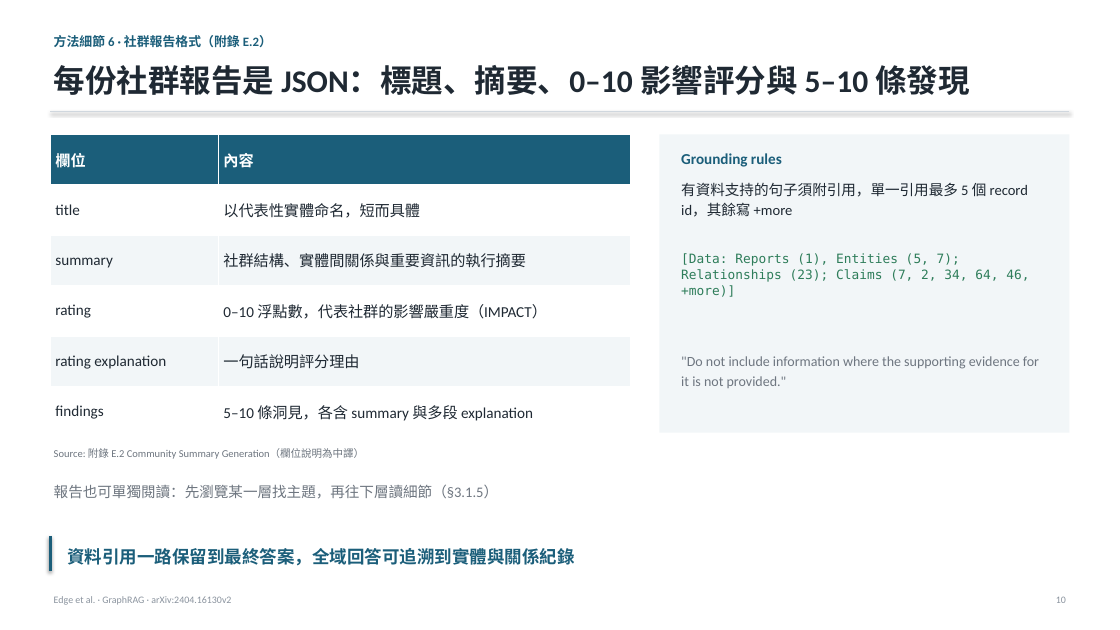
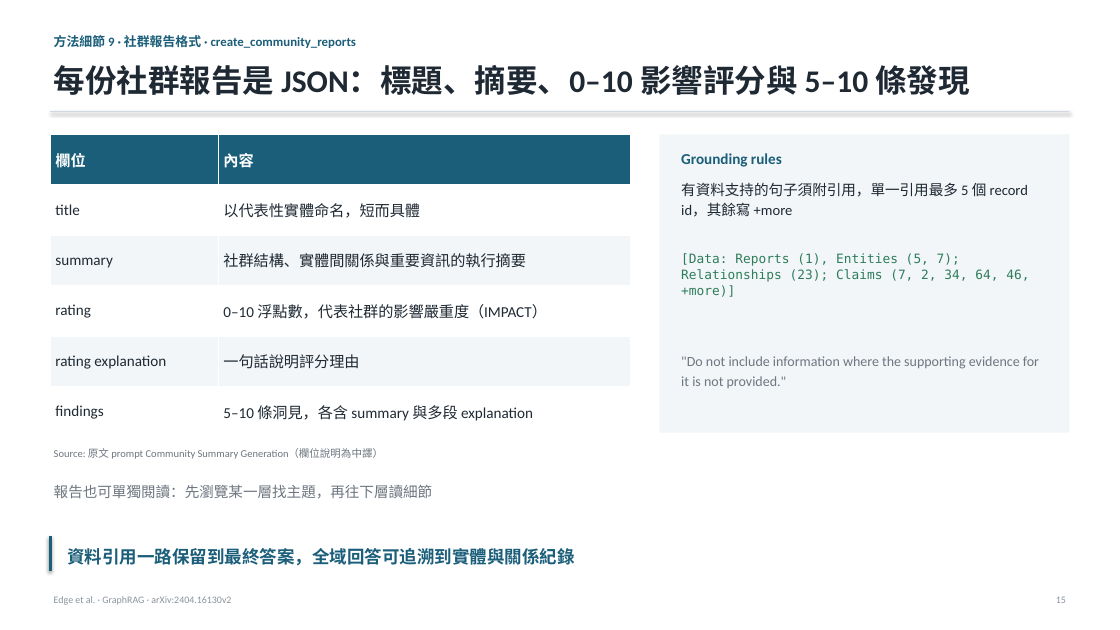
Before and after one commit to Moris-Zhan/CV-RAG-LLM-Papers, a slide deck: slide 15 of RAG/2024_GraphRAG/slides_zh-TW.pptx (slide 10 before the commit). Drawn at 1120x630 pixels with LibreOffice and Linux fonts; fonts in the diff are those of the drawing. Boxes give left, top, right and bottom in pixels: in the first picture for what was removed or moved away, otherwise in the second. Text is boxed around its words. In the diff, an @@ line names an element or a change of style, - is before the commit and + after.

```diff
--- a/RAG/2024_GraphRAG/slides_zh-TW.pptx
+++ b/RAG/2024_GraphRAG/slides_zh-TW.pptx
@@ text at (54, 35, 357, 48): text changed @@
-方法細節 6 · 社群報告格式（附錄 E.2）
+方法細節 9 · 社群報告格式 · create_community_reports
@@ text at (54, 448, 383, 459): text changed @@
-Source: 附錄 E.2 Community Summary Generation（欄位說明為中譯）
+Source: 原文 prompt Community Summary Generation（欄位說明為中譯）
@@ text at (54, 485, 433, 499): text changed @@
-報告也可單獨閱讀：先瀏覽某一層找主題，再往下層讀細節（§3.1.5）
+報告也可單獨閱讀：先瀏覽某一層找主題，再往下層讀細節
```
Also in this commit, not shown: 21 other slides changed, 5 slides added, 5 other files.
